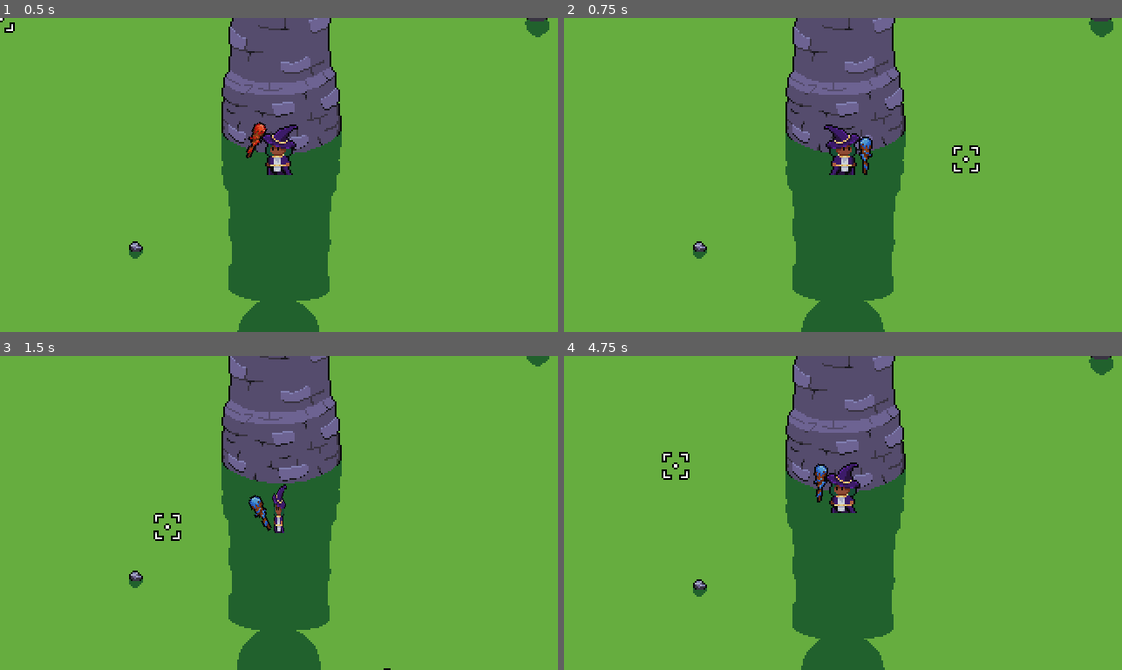
Above: before the commit, frames 1-4 (two rows, left to right).
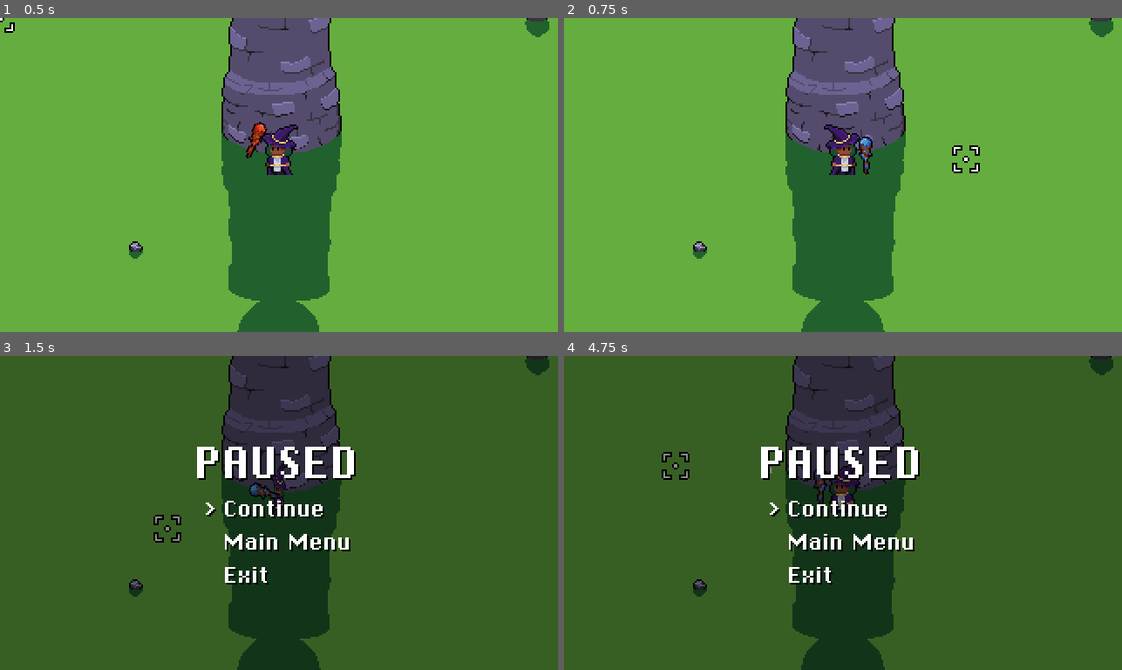
Above: after the commit, the same moments.

Repository: Triceru179/GameJam5
Game: Godot game, scene res://Main.tscn
Two runs of this game, one before a commit and one after it. Both use one fixed random seed, a clock stepped at 60 frames per second and the inputs below.
Inputs (mouse positions are in pixels of both pictures, inside the frame that each line leads up to):
- Up to frame 1 (0.5 s): no input
- Up to frame 2 (0.75 s): tap Enter (action_accept) at 0.5 s; move the mouse to (965, 159) at 0.52 s; hold E (action_color_swap_right) from 0.53 s (still down); hold Enter (action_accept) from 0.53 s (still down)
- Up to frame 3 (1.5 s): move the mouse to (167, 528) at 1.27 s; release E (action_color_swap_right) at 1.28 s; release Enter (action_accept) at 1.28 s; hold S (action_down) from 1.28 s (still down); tap Enter (action_accept) at 1.35 s
- Up to frame 4 (4.75 s): move the mouse to (898, 443) at 2.02 s; release S (action_down) at 2.03 s; hold E (action_color_swap_right) 2.03-2.78 s; hold Enter (action_accept) 2.03-2.78 s; click (898, 443) at 2.1 s; move the mouse to (815, 575) at 2.77 s; hold W (action_up) 2.78-3.53 s; tap Enter (action_accept) at 2.85, 4.55 s; move the mouse to (1010, 560) at 3.52 s; hold Enter (action_accept) 3.53-4.28 s; hold Q (action_color_swap_left) from 3.53 s (still down); move the mouse to (675, 465) at 4.27 s; click (675, 465) at 4.35 s

Frame 1 is identical in both runs. In frame 2, less than 0.1% of the frame differs, in the area x 42-58%, y 37-100%; in frame 3, 99%; in frame 4, 99%, in the area x 0-100%, y 0-100%.

Commit message:
pause

Diff:
--- /dev/null
+++ b/autoload/Pause.tscn
@@ -0,0 +1,130 @@
+[gd_scene load_steps=7 format=2]
+
+[ext_resource path="res://autoload/pause.gd" type="Script" id=1]
+[ext_resource path="res://autoload/black_texture.png" type="Texture" id=2]
+[ext_resource path="res://menu/ChiKareGo2.ttf" type="DynamicFontData" id=3]
+[ext_resource path="res://menu/Chicago.tres" type="DynamicFont" id=4]
+
+[sub_resource type="DynamicFont" id=2]
+font_data = ExtResource( 3 )
+
+[sub_resource type="DynamicFont" id=3]
+font_data = ExtResource( 3 )
+
+[node name="CanvasLayer" type="CanvasLayer"]
+pause_mode = 2
+script = ExtResource( 1 )
+
+[node name="Background" type="TextureRect" parent="."]
+modulate = Color( 1, 1, 1, 0.45098 )
+anchor_right = 1.0
+anchor_bottom = 1.0
+texture = ExtResource( 2 )
+expand = true
+__meta__ = {
+"_edit_use_anchors_": false
+}
+
+[node name="CenterContainer" type="CenterContainer" parent="."]
+anchor_right = 1.0
+anchor_bottom = 1.0
+__meta__ = {
+"_edit_use_anchors_": false
+}
+
+[node name="VBoxContainer" type="VBoxContainer" parent="CenterContainer"]
+margin_left = 113.0
+margin_top = 46.0
+margin_right = 207.0
+margin_bottom = 133.0
+
+[node name="CenterContainer4" type="CenterContainer" parent="CenterContainer/VBoxContainer"]
+margin_right = 94.0
+margin_bottom = 30.0
+
+[node name="Label" type="Label" parent="CenterContainer/VBoxContainer/CenterContainer4"]
+margin_right = 94.0
+margin_bottom = 30.0
+custom_fonts/font = ExtResource( 4 )
+custom_colors/font_color_shadow = Color( 0, 0, 0, 1 )
+text = "PAUSED"
+
+[node name="CenterContainer" type="CenterContainer" parent="CenterContainer/VBoxContainer"]
+margin_top = 34.0
+margin_right = 94.0
+margin_bottom = 49.0
+
+[node name="HBoxContainer" type="HBoxContainer" parent="CenterContainer/VBoxContainer/CenterContainer"]
+margin_left = 5.0
+margin_right = 89.0
+margin_bottom = 15.0
+
+[node name="Selector" type="Label" parent="CenterContainer/VBoxContainer/CenterContainer/HBoxContainer"]
+margin_right = 7.0
+margin_bottom = 15.0
+rect_min_size = Vector2( 7, 0 )
+custom_fonts/font = SubResource( 2 )
+custom_colors/font_color_shadow = Color( 0, 0, 0, 1 )
+text = ">"
+
+[node name="OptionName" type="Label" parent="CenterContainer/VBoxContainer/CenterContainer/HBoxContainer"]
+margin_left = 11.0
+margin_right = 84.0
+margin_bottom = 15.0
+rect_min_size = Vector2( 73, 0 )
+custom_fonts/font = SubResource( 3 )
+custom_colors/font_color_shadow = Color( 0, 0, 0, 1 )
+text = "Continue"
+
+[node name="CenterContainer2" type="CenterContainer" parent="CenterContainer/VBoxContainer"]
+margin_top = 53.0
+margin_right = 94.0
+margin_bottom = 68.0
+
+[node name="HBoxContainer" type="HBoxContainer" parent="CenterContainer/VBoxContainer/CenterContainer2"]
+margin_left = 5.0
+margin_right = 89.0
+margin_bottom = 15.0
+
+[node name="Selector" type="Label" parent="CenterContainer/VBoxContainer/CenterContainer2/HBoxContainer"]
+margin_right = 7.0
+margin_bottom = 15.0
+rect_min_size = Vector2( 7, 0 )
+custom_fonts/font = SubResource( 2 )
+custom_colors/font_color_shadow = Color( 0, 0, 0, 1 )
+text = ">"
+
+[node name="OptionName" type="Label" parent="CenterContainer/VBoxContainer/CenterContainer2/HBoxContainer"]
+margin_left = 11.0
+margin_right = 84.0
+margin_bottom = 15.0
+custom_fonts/font = SubResource( 3 )
+custom_colors/font_color_shadow = Color( 0, 0, 0, 1 )
+text = "Main Menu"
+
+[node name="CenterContainer3" type="CenterContainer" parent="CenterContainer/VBoxContainer"]
+margin_top = 72.0
+margin_right = 94.0
+margin_bottom = 87.0
+
+[node name="HBoxContainer" type="HBoxContainer" parent="CenterContainer/VBoxContainer/CenterContainer3"]
+margin_left = 5.0
+margin_right = 89.0
+margin_bottom = 15.0
+
+[node name="Selector" type="Label" parent="CenterContainer/VBoxContainer/CenterContainer3/HBoxContainer"]
+margin_right = 7.0
+margin_bottom = 15.0
+rect_min_size = Vector2( 7, 0 )
+custom_fonts/font = SubResource( 2 )
+custom_colors/font_color_shadow = Color( 0, 0, 0, 1 )
+text = ">"
+
+[node name="OptionName" type="Label" parent="CenterContainer/VBoxContainer/CenterContainer3/HBoxContainer"]
+margin_left = 11.0
+margin_right = 84.0
+margin_bottom = 15.0
+rect_min_size = Vector2( 73, 0 )
+custom_fonts/font = SubResource( 3 )
+custom_colors/font_color_shadow = Color( 0, 0, 0, 1 )
+text = "Exit"
--- /dev/null
+++ b/autoload/pause.gd
@@ -0,0 +1,51 @@
+extends CanvasLayer
+
+var current_selection = 0
+
+onready var selectors = [
+	$CenterContainer/VBoxContainer/CenterContainer/HBoxContainer/Selector,
+	$CenterContainer/VBoxContainer/CenterContainer2/HBoxContainer/Selector,
+	$CenterContainer/VBoxContainer/CenterContainer3/HBoxContainer/Selector,
+]
+
+
+func _ready():
+	set_current_selection(0)
+	set_visible(false)
+
+func _input(event):
+	if event.is_action_pressed("action_accept"):
+		set_visible(!get_tree().paused)
+		get_tree().paused = !get_tree().paused
+
+func _process(delta):
+	if get_tree().paused:
+		if Input.is_action_just_pressed("action_down"):
+			current_selection = wrapi(current_selection + 1, 0, 3)
+			set_current_selection(current_selection)
+		elif Input.is_action_just_pressed("action_up"):
+			current_selection = wrapi(current_selection - 1, 0, 3)
+			set_current_selection(current_selection)
+		elif Input.is_action_just_pressed("action_accept"):
+			handle_selection(current_selection)
+
+func handle_selection(_current_selection):
+	match _current_selection:
+		0:
+			pass
+		1:
+			print("Add options!")
+		2:
+			get_tree().quit()
+
+func set_current_selection(_current_selection):
+	for s in selectors:
+		s.text = ""
+
+	for i in range(selectors.size()):
+		if _current_selection == i:
+			selectors[i].text = ">"
+
+func set_visible(is_visible):
+	for node in get_children():
+		node.visible = is_visible
--- a/project.godot
+++ b/project.godot
@@ -69,6 +69,7 @@
 [autoload]
 
 Globals="*res://autoload/globals.gd"
+Pause="*res://autoload/Pause.tscn"
 
 [display]
 
Binary file added: autoload/black_texture.png
Not shown, added: autoload/black_texture.png.import
